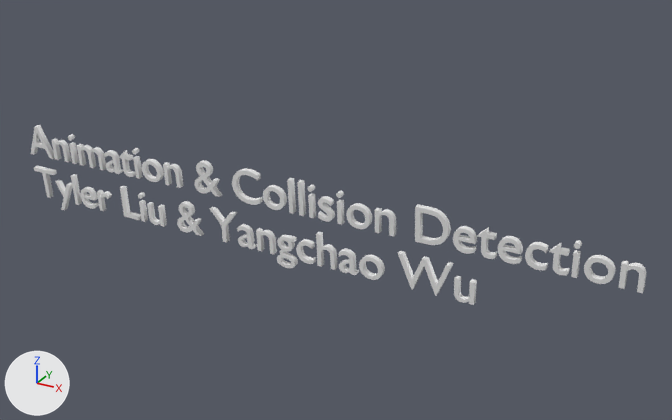
Before and after pictures for a commit that changed the OBJ model assets/background/member_1.obj.
Before and after are seen from a 50 mm camera at (12.39, -21.82, 9.84) aimed at (2.37, -3.61, 0.74). Arrows for +X, +Y and +Z are at lower left; the lights stay in place. Where no turn or scale is listed for an object, it has been applied to the vertices. Vertices at the same position are counted once.

Names of what the first picture shows: 'Text'.
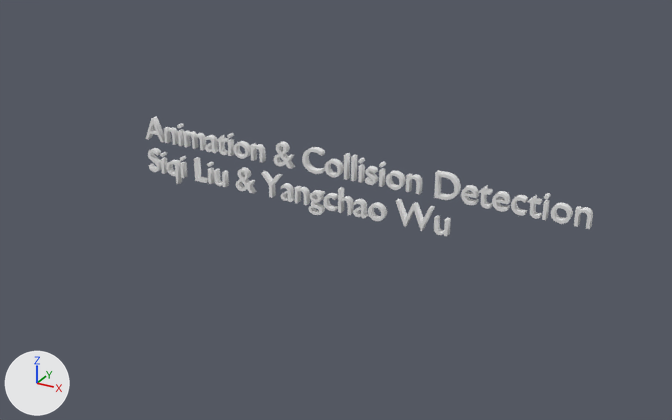
Commit message: Changed member name text

Boxes (x1, y1, x2, y2) around the edits, measured in the pictures (672 x 420 px; the box of a moved part takes in the faces that stretch with it):
'Text', reshaped (27% narrower, 34% shorter)
    before: (31, 125, 646, 305)
    after: (146, 117, 593, 236)
part 1 of me_text, moved or reshaped
    before: (454, 276, 477, 305)
    after: (434, 215, 451, 236)
part 2 of me_text, moved or reshaped
    before: (398, 251, 454, 296)
    after: (396, 199, 435, 231)
part 3 of me_text, moved or reshaped
    before: (263, 185, 287, 210)
    after: (368, 202, 387, 221)
part 4 of me_text, moved or reshaped
    before: (237, 224, 257, 249)
    after: (353, 199, 369, 218)
part 5 of me_text, moved or reshaped
    before: (316, 232, 337, 270)
    after: (338, 187, 354, 215)
part 6 of me_text, moved or reshaped
    before: (296, 239, 316, 264)
    after: (323, 193, 338, 211)
part 7 of me_text, moved or reshaped
    before: (277, 235, 298, 268)
    after: (309, 190, 325, 215)
part 8 of me_text, moved or reshaped
    before: (256, 228, 277, 254)
    after: (295, 186, 310, 205)
part 9 of me_text, moved or reshaped
    before: (104, 150, 123, 174)
    after: (281, 183, 295, 202)
part 10 of me_text, moved or reshaped
    before: (210, 207, 237, 243)
    after: (261, 171, 282, 198)
part 11 of me_text, moved or reshaped
    before: (177, 201, 204, 236)
    after: (236, 167, 257, 193)
part 12 of me_text, moved or reshaped
    before: (147, 202, 167, 227)
    after: (214, 169, 229, 187)
part 13 of me_text, moved or reshaped
    before: (139, 200, 148, 222)
    after: (208, 167, 215, 184)
part 14 of me_text, moved or reshaped
    before: (138, 192, 145, 199)
    after: (207, 162, 214, 167)
part 15 of me_text, moved or reshaped
    before: (120, 186, 141, 220)
    after: (194, 157, 208, 183)
part 16 of me_text, moved or reshaped
    before: (69, 142, 79, 164)
    after: (180, 162, 187, 178)
part 17 of me_text, moved or reshaped
    before: (133, 156, 143, 179)
    after: (161, 157, 168, 174)
part 18 of me_text, moved or reshaped
    before: (619, 260, 646, 293)
    after: (574, 206, 593, 229)
part 19 of me_text, moved or reshaped
    before: (584, 255, 616, 284)
    after: (551, 203, 573, 224)
part 20 of me_text, moved or reshaped
    before: (571, 250, 581, 278)
    after: (542, 200, 550, 220)
part 21 of me_text, moved or reshaped
    before: (574, 240, 582, 249)
    after: (544, 193, 550, 199)
part 22 of me_text, moved or reshaped
    before: (477, 227, 497, 259)
    after: (528, 195, 542, 219)
part 23 of me_text, moved or reshaped
    before: (525, 242, 549, 270)
    after: (511, 195, 528, 216)
part 24 of me_text, moved or reshaped
    before: (453, 226, 477, 254)
    after: (492, 191, 510, 212)

Patch to the scene script:
```diff
--- a/assets/background/member_1.obj.py
+++ b/assets/background/member_1.obj.py
@@ me_text @@
-me_text.from_pydata(...)  # 7204 vertices, 10670 faces; spans x -5.5..10.0, y -5.8..-5.5, z 0.0..2.3
+me_text.from_pydata(...)  # 7464 vertices, 11056 faces; spans x -5.2..8.0, y -1.6..-1.4, z -0.6..1.3
+# me_text part 1: the loose piece of 112 vertices spanning x 6.3..6.8, y -5.7..-5.5, z 0.3..0.8 is moved by (-2.2, 4.1, -0.7)
+# me_text part 2: the loose piece of 26 vertices spanning x 5.0..6.2, y -5.7..-5.5, z 0.3..1.1 is moved by (-2.1, 4.2, -0.7)
+# me_text part 3: the loose piece of 192 vertices spanning x 1.7..2.3, y -5.8..-5.6, z 1.5..2.0 is moved by (0.5, 4.2, -1.9)
+# me_text part 4: the loose piece of 348 vertices spanning x 0.9..1.3, y -5.7..-5.5, z 0.3..0.9 is moved by (0.8, 4.2, -0.7)
+# me_text part 5: the loose piece of 114 vertices spanning x 3.0..3.5, y -5.7..-5.5, z 0.3..1.1 is moved by (-1.8, 4.2, -0.7)
+# me_text part 6: the loose piece of 196 vertices spanning x 2.5..2.9, y -5.7..-5.5, z 0.3..0.9 is moved by (-1.7, 4.2, -0.7)
+# me_text part 7: the loose piece of 512 vertices spanning x 2.0..2.4, y -5.7..-5.5, z 0.0..0.8 is moved by (-1.6, 4.1, -0.7)
+# me_text part 8: the loose piece of 114 vertices spanning x 1.4..1.9, y -5.7..-5.5, z 0.3..0.9 is moved by (-1.5, 4.2, -0.7)
+# me_text part 9: the loose piece of 348 vertices spanning x -2.9..-2.5, y -5.8..-5.6, z 1.5..2.0 is moved by (2.4, 4.2, -1.9)
+# me_text part 10: the loose piece of 18 vertices spanning x 0.2..0.9, y -5.7..-5.5, z 0.3..1.1 is moved by (-1.4, 4.2, -0.7)
+# me_text part 11: the loose piece of 396 vertices spanning x -0.9..-0.2, y -5.7..-5.5, z 0.3..1.1 is moved by (-1.2, 4.2, -0.7)
+# me_text part 12: the loose piece of 112 vertices spanning x -1.7..-1.3, y -5.7..-5.5, z 0.3..0.8 is moved by (-1.1, 4.1, -0.7)
+# me_text part 13: the loose piece of 8 vertices spanning x -2.0..-1.9, y -5.7..-5.5, z 0.3..0.8 is moved by (-1.0, 4.2, -0.7)
+# me_text part 14: the loose piece of 96 vertices spanning x -2.0..-1.9, y -5.7..-5.6, z 0.9..1.1 is moved by (-1.0, 4.2, -0.8)
+# me_text part 15: the loose piece of 12 vertices spanning x -2.6..-2.1, y -5.7..-5.5, z 0.3..1.1 is moved by (-0.9, 4.2, -0.7)
+# me_text part 16: the loose piece of 8 vertices spanning x -4.0..-3.9, y -5.8..-5.6, z 1.5..2.0 is moved by (0.0, 4.2, -1.9)
+# me_text part 17: the loose piece of 8 vertices spanning x -2.0..-1.9, y -5.8..-5.6, z 1.5..2.0 is moved by (-2.7, 4.2, -1.9)
+# me_text part 18: the loose piece of 114 vertices spanning x 9.6..10.0, y -5.8..-5.6, z 1.5..2.0 is moved by (-2.0, 4.2, -0.9)
+# me_text part 19: the loose piece of 192 vertices spanning x 8.9..9.5, y -5.8..-5.6, z 1.5..2.0 is moved by (-1.9, 4.2, -0.9)
+# me_text part 20: the loose piece of 8 vertices spanning x 8.7..8.8, y -5.8..-5.6, z 1.5..2.0 is moved by (-1.8, 4.2, -0.9)
+# me_text part 21: the loose piece of 96 vertices spanning x 8.7..8.8, y -5.8..-5.7, z 2.1..2.3 is moved by (-1.8, 4.3, -0.9)
+# me_text part 22: the loose piece of 116 vertices spanning x 6.8..7.2, y -5.8..-5.6, z 1.5..2.1 is moved by (-0.3, 4.2, -0.9)
+# me_text part 23: the loose piece of 196 vertices spanning x 7.8..8.2, y -5.8..-5.6, z 1.5..2.0 is moved by (-1.7, 4.2, -0.9)
+# me_text part 24: the loose piece of 198 vertices spanning x 6.3..6.7, y -5.8..-5.6, z 1.5..2.0 is moved by (-0.7, 4.2, -0.9)
+# me_text part 25: the loose piece of 116 vertices spanning x 8.2..8.6, y -5.8..-5.6, z 1.5..2.1 is moved by (-3.0, 4.2, -0.9)
+# me_text part 26: the loose piece of 198 vertices spanning x 7.2..7.7, y -5.8..-5.6, z 1.5..2.0 is moved by (-2.4, 4.2, -0.9)
+# me_text part 27: the loose piece of 108 vertices spanning x 5.4..6.2, y -5.8..-5.6, z 1.5..2.3 is moved by (-1.4, 4.2, -0.9)
+# me_text part 28: the loose piece of 114 vertices spanning x 4.5..4.9, y -5.8..-5.6, z 1.5..2.0 is moved by (-1.2, 4.2, -0.9)
+# me_text part 29: 25 loose pieces with 3128 vertices, spanning x -5.5..4.7, y -5.8..-5.5, z 0.0..2.3, are deleted
+# me_text part 30: 3196 vertices added at x -5.2..3.2, y -1.6..-1.4, z -0.6..1.3
 me_text.materials.append(mat_none)
```
